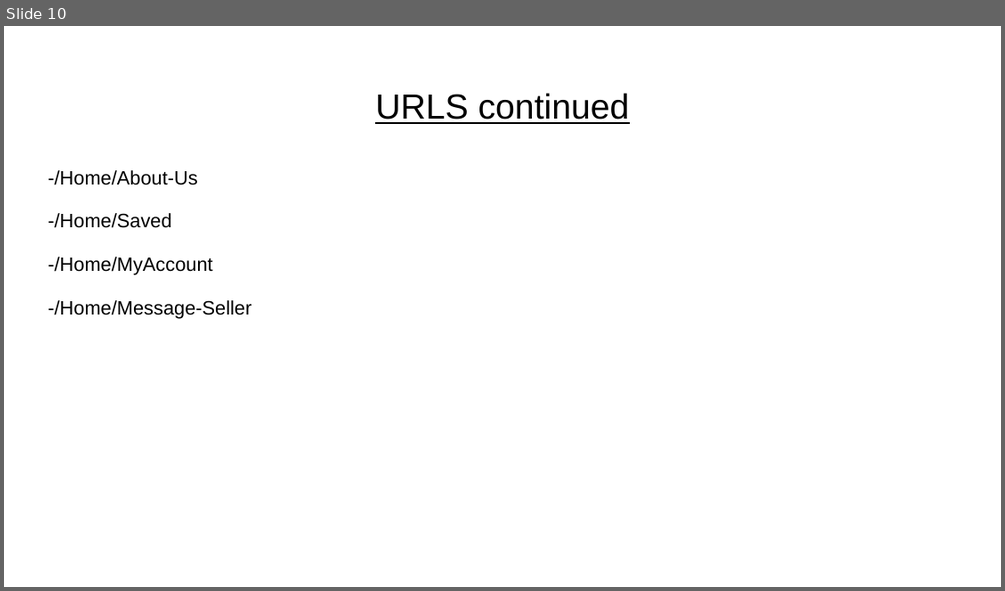
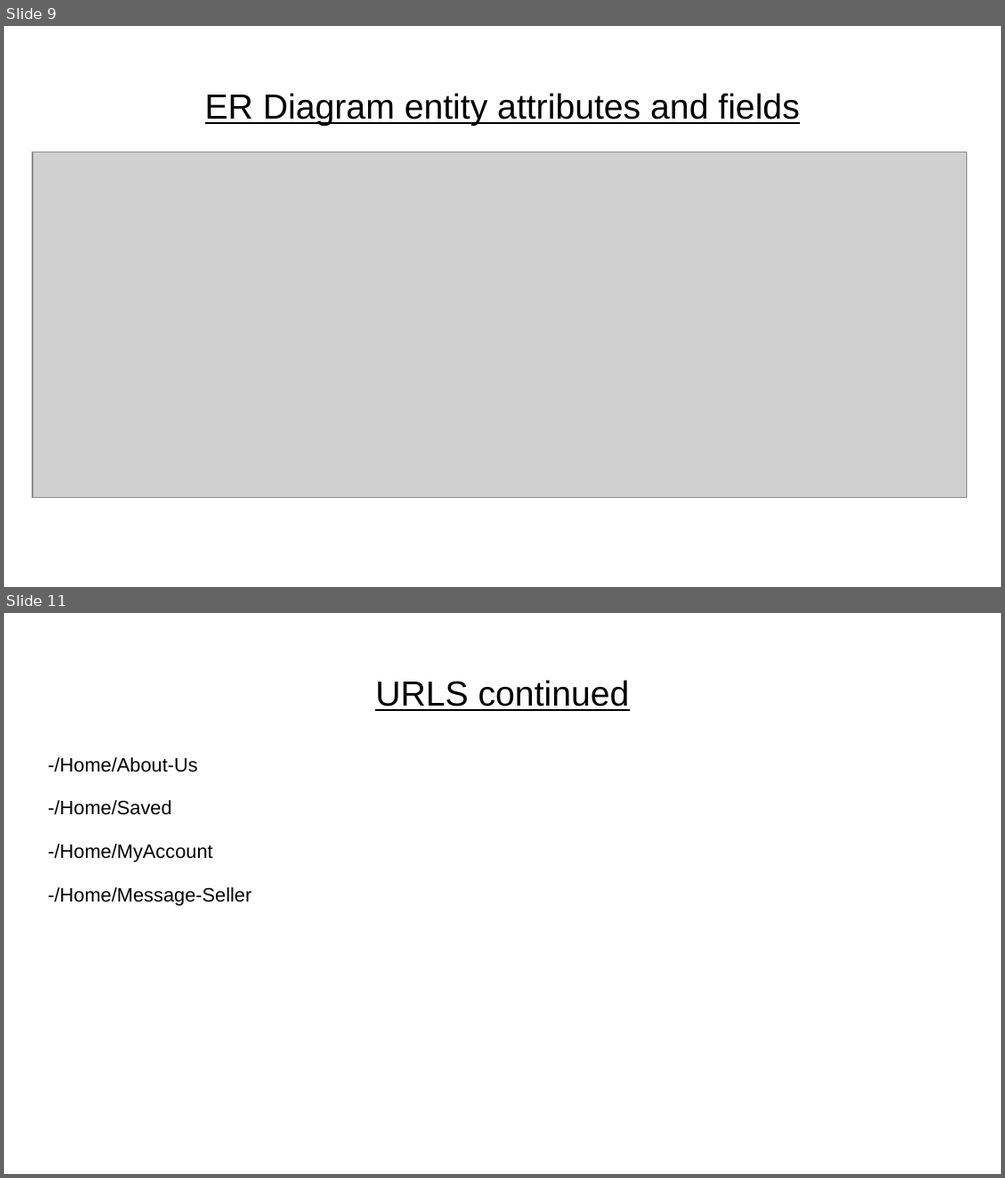
Before and after one commit to AndreiGhita2002/WAD_Car_Market, a slide deck: Design Specification.pptx. Shown one above the other, each under a label of ours: slide 10 before the commit, slides 9 and 11 after it; the slides between them are not shown. The pictures are 1005x591 and 1005x1178 pixels, drawn with LibreOffice and Linux fonts; fonts in the diff are those of the drawing; grey boxes stand for pictures. Boxes give left, top, right and bottom in pixels: in the first picture for what was removed or moved away, otherwise in the second. Text is boxed around its words. In the diff, an @@ line names an element or a change of style, - is before the commit and + after.

Commit message:
Finished with the ER diagram, System architecture and url sites

```diff
--- a/Design Specification.pptx
+++ b/Design Specification.pptx
@@ slide 9 added at bbox=[4, 26, 1001, 587], background #FFFFFF @@
@@ title added at bbox=[205, 93, 799, 126], 25.2 pt, text #000000, underline @@
+ER Diagram entity attributes and fields
@@ picture added at bbox=[32, 151, 967, 498] @@
@@ what was slide 10 is now slide 11 @@
```
Also in this commit, not shown: 3 slides changed.
